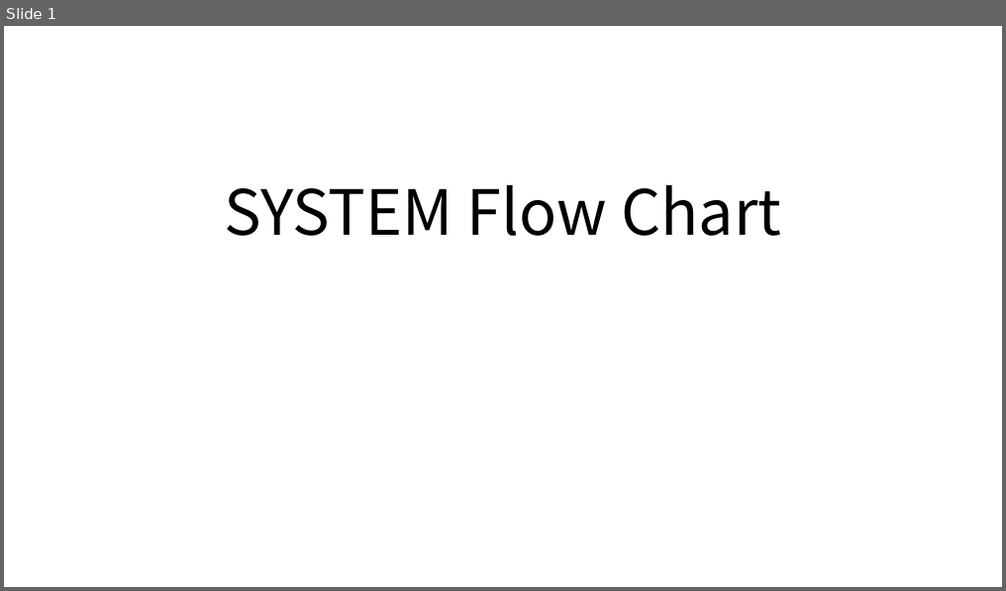
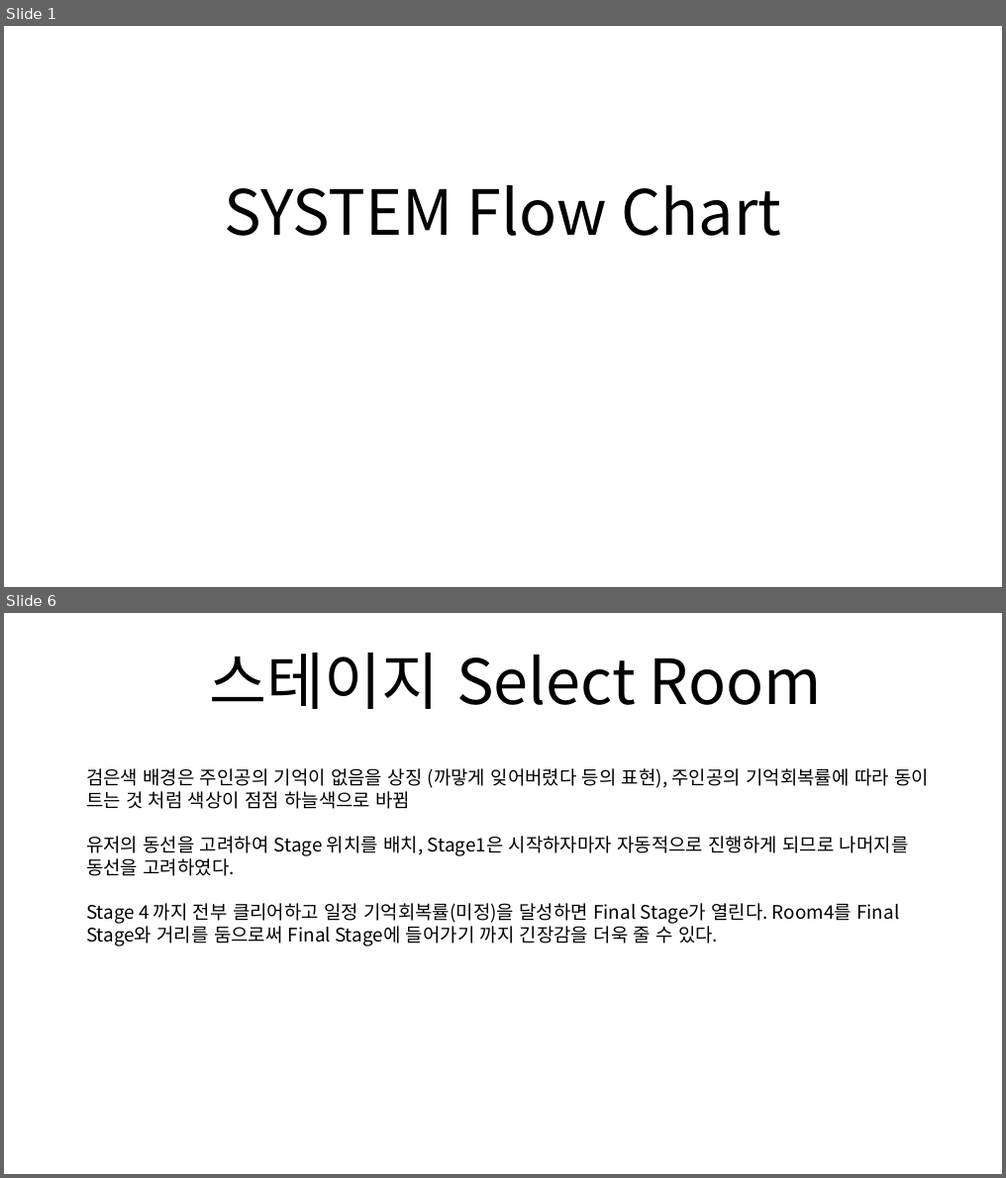
Before and after one commit to SBS-Academy-Team-Cube/Trip_of_Memories, a slide deck: Documents/Trip of memories SYSTEM Flow Chart.pptx. Shown one above the other, each under a label of ours: slide 1 before the commit, slides 1 and 6 after it; the slides between them are not shown. The pictures are 1006x591 and 1006x1178 pixels, drawn with LibreOffice and Linux fonts; fonts in the diff are those of the drawing. Boxes give left, top, right and bottom in pixels: in the first picture for what was removed or moved away, otherwise in the second. Text is boxed around its words. In the diff, an @@ line names an element or a change of style, - is before the commit and + after.

```diff
--- a/Documents/Trip of memories SYSTEM Flow Chart.pptx
+++ b/Documents/Trip of memories SYSTEM Flow Chart.pptx
@@ slide 6 added at (x1=4, y1=613, x2=1002, y2=1174), background #FFFFFF @@
@@ title added at (x1=210, y1=653, x2=822, y2=709), 60 pt, text #000000 @@
+스테이지 Select Room
@@ text added at (x1=86, y1=768, x2=929, y2=947), 18 pt, text #000000 @@
+검은색 배경은 주인공의 기억이 없음을 상징 (까맣게 잊어버렸다 등의 표현), 주인공의 기억회복률에 따라 동이 트는 것 처럼 색상이 점점 하늘색으로 바뀜
+유저의 동선을 고려하여 Stage 위치를 배치, Stage1은 시작하자마자 자동적으로 진행하게 되므로 나머지를 동선을 고려하였다.
+Stage 4 까지 전부 클리어하고 일정 기억회복률(미정)을 달성하면 Final Stage가 열린다. Room4를 Final Stage와 거리를 둠으로써 Final Stage에 들어가기 까지 긴장감을 더욱 줄 수 있다.
```
Also in this commit, not shown: 1 slide changed, 3 other slides added, 1 slide removed.
